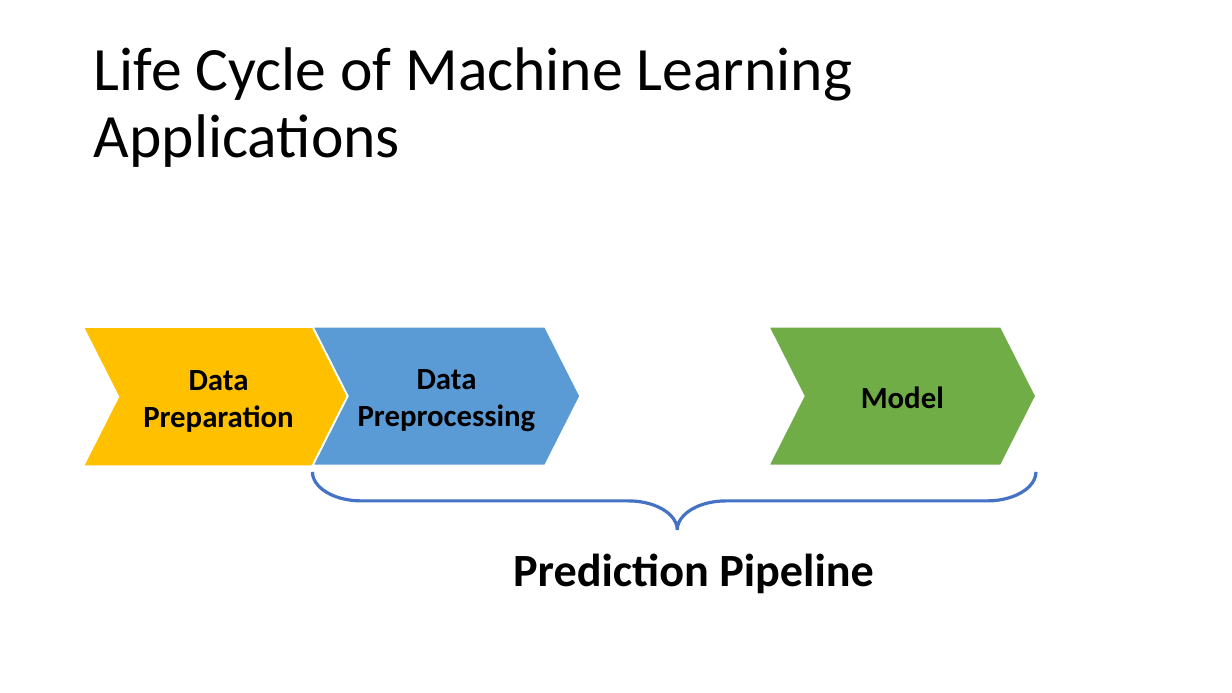
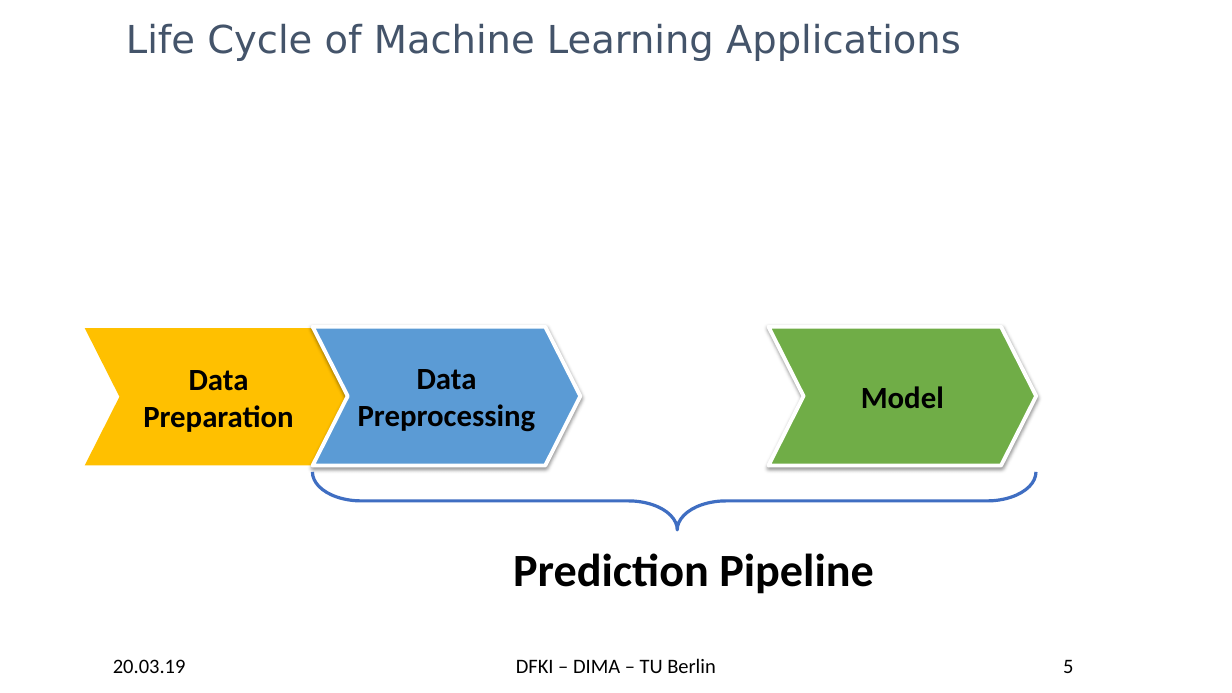
Before and after one commit to TU-Berlin-DIMA/continuous-pipeline-deployment, a slide deck: slide 5 of slides/edbt-2019/edbt-2019.pptx (slide 7 before the commit). Drawn at 1232x693 pixels with LibreOffice and Linux fonts; fonts in the diff are those of the drawing; background and template pictures are left out. Boxes give left, top, right and bottom in pixels: in the first picture for what was removed or moved away, otherwise in the second. Text is boxed around its words. In the diff, an @@ line names an element or a change of style, - is before the commit and + after.

```diff
--- a/slides/edbt-2019/edbt-2019.pptx
+++ b/slides/edbt-2019/edbt-2019.pptx
@@ title "Life Cycle of Machine Learning ...": place and size @@
-title "Life Cycle of Machine Learning ..." at box(94, 47, 852, 167)
+title "Life Cycle of Machine Learning ..." at box(126, 23, 961, 61)
@@ title "Life Cycle of Machine Learning ..." at box(126, 23, 961, 61): size 48 to 30 pt, font Calibri to DejaVu Sans, text colour #000000 to #44546A; line spacing 0.9 to 1 @@
@@ chevron "Data Preprocessing" at box(312, 327, 580, 466): outline #FFFFFF 1.5 pt to #FFFFFF 3 pt; shadow on @@
@@ chevron "Model" at box(769, 327, 1037, 466): outline #FFFFFF 1.5 pt to #FFFFFF 3 pt; shadow on @@
@@ left brace at box(312, 472, 1036, 531): outline #4472C4 2.5 pt to #3F6FC3 2.5 pt @@
@@ text added at box(113, 659, 186, 673), 16 pt, text #000000 @@
+20.03.19
@@ text added at box(516, 658, 716, 673), 16 pt, text #000000 @@
+DFKI – DIMA – TU Berlin
@@ page number added at box(1063, 660, 1073, 673), 16 pt, text #000000 @@
+5
```
Also in this commit, not shown: 10 other slides changed, 25 slides added, 18 slides removed, 7 other files.
